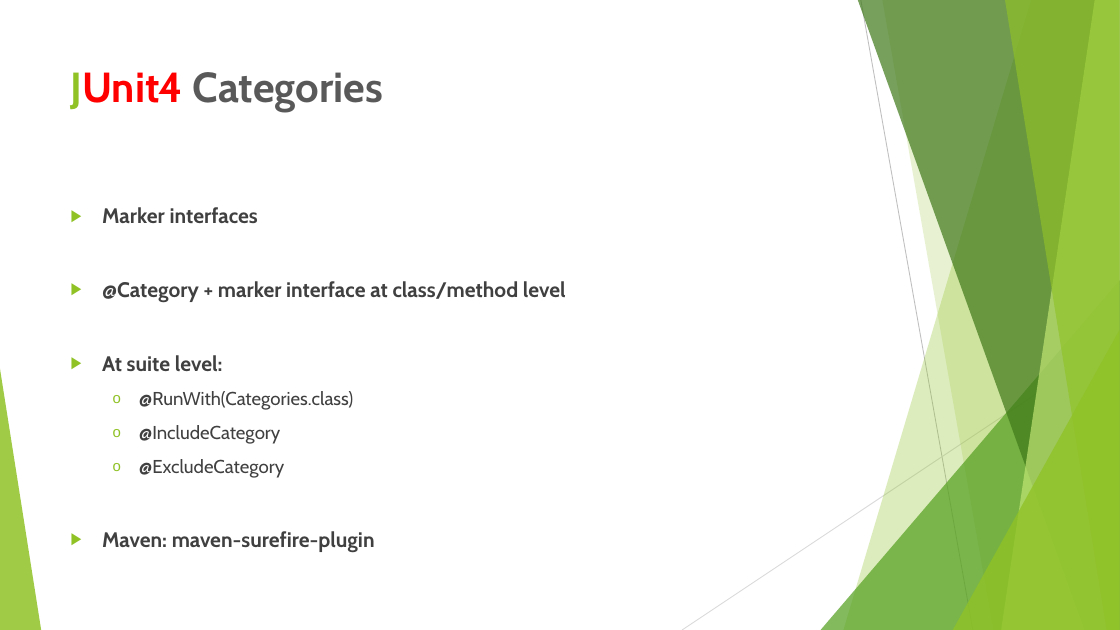
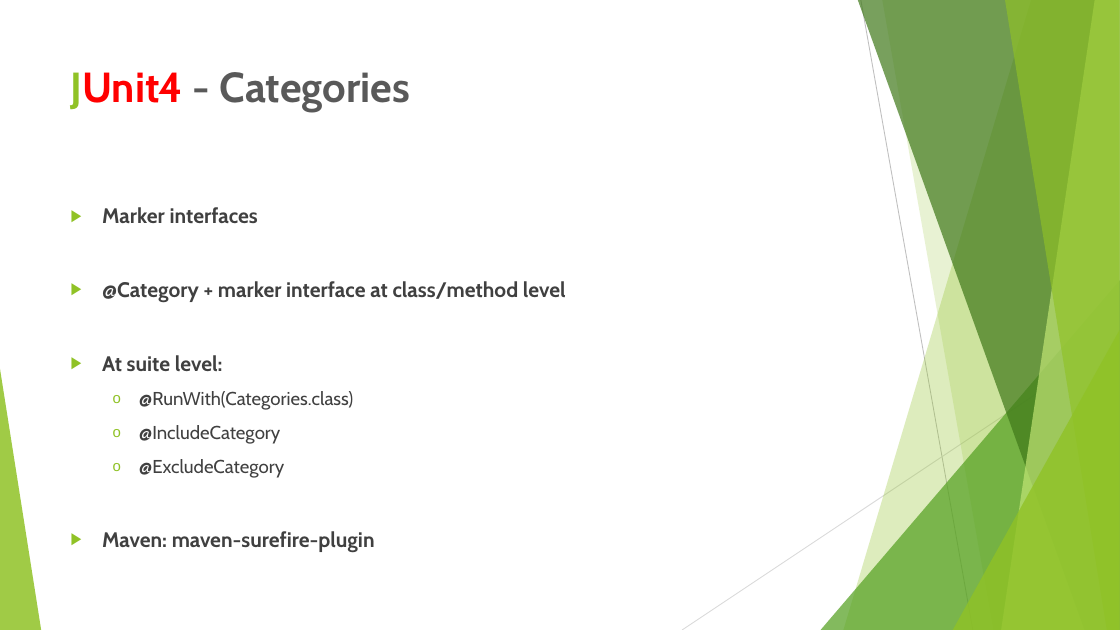
Before and after one commit to baryr/junit-samples, a slide deck: slide 8 of junit-features.pptx. Drawn at 1120x630 pixels with LibreOffice and Linux fonts; fonts in the diff are those of the drawing. Boxes give left, top, right and bottom in pixels: in the first picture for what was removed or moved away, otherwise in the second. Text is boxed around its words. In the diff, an @@ line names an element or a change of style, - is before the commit and + after.

```diff
--- a/junit-features.pptx
+++ b/junit-features.pptx
@@ title at [71,72,411,112]: text changed @@
-JUnit4 Categories
+JUnit4 - Categories
```
Also in this commit, not shown: 15 other slides changed.
